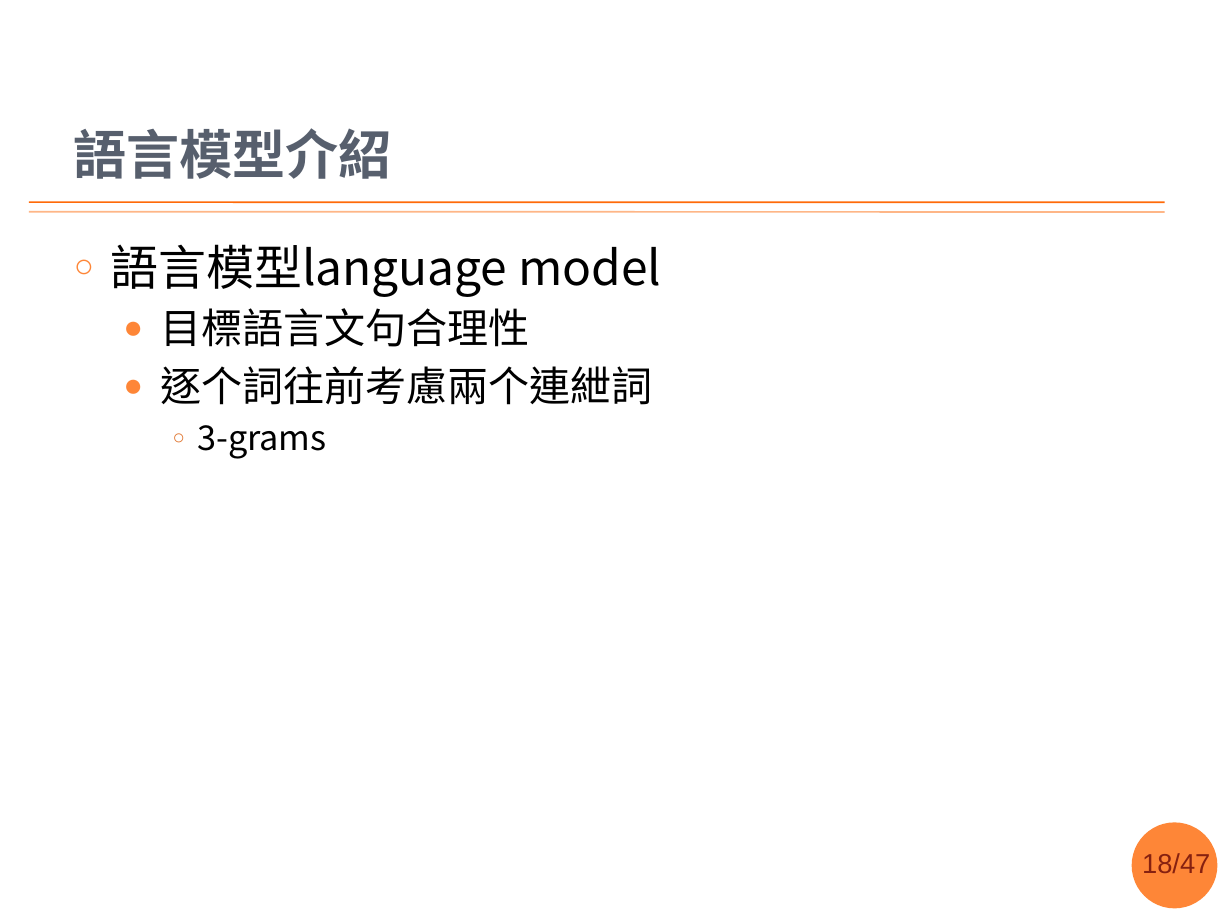
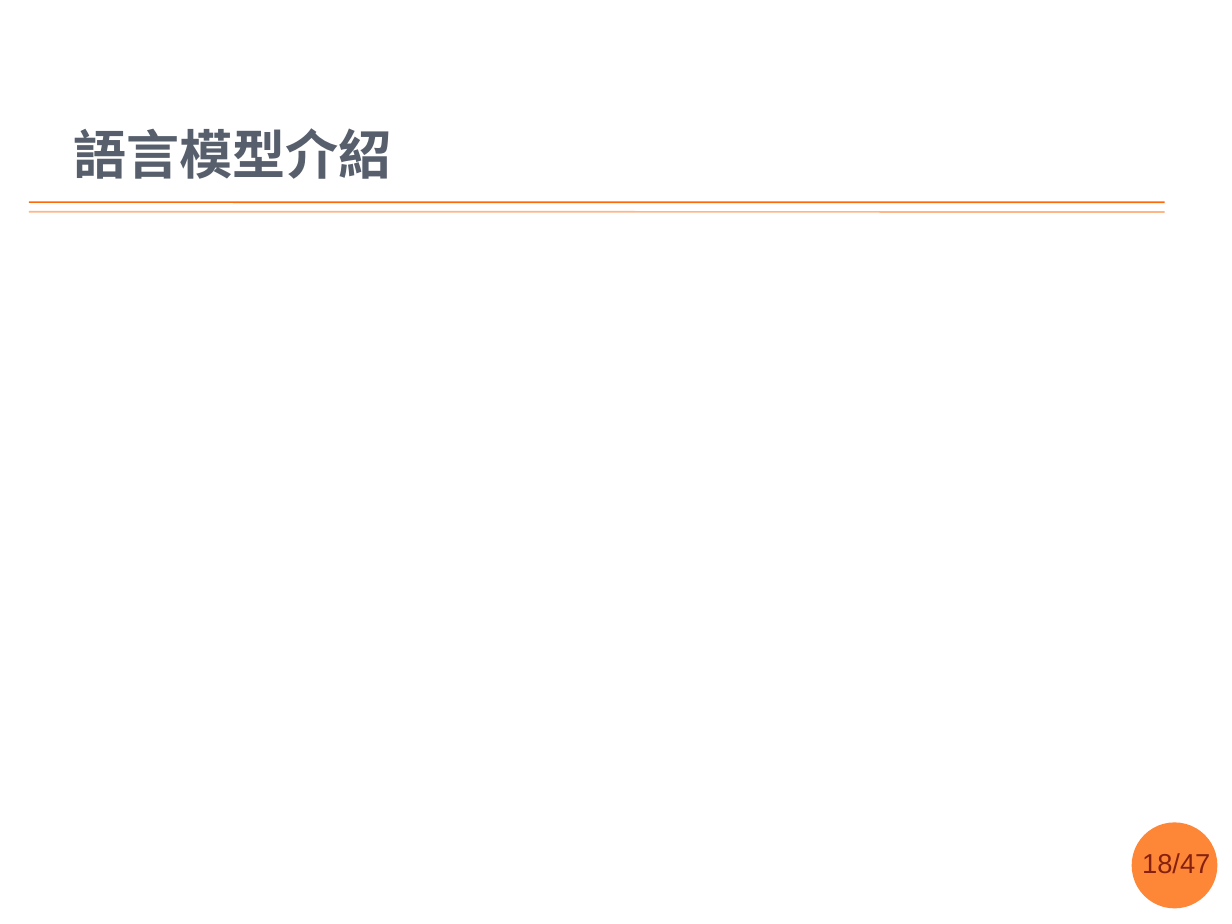
Before and after one commit to sih4sing5hong5/po3-ko3_tau5-iann2-phinn3, a slide deck: slide 18 of 翻譯報告.pptx. Drawn at 1232x924 pixels with LibreOffice and Linux fonts; fonts in the diff are those of the drawing; grey boxes stand for pictures; background and template pictures are left out. Boxes give left, top, right and bottom in pixels: in the first picture for what was removed or moved away, otherwise in the second. Text is boxed around its words. In the diff, an @@ line names an element or a change of style, - is before the commit and + after.

Commit message:
語言模型好矣 丞宏

```diff
--- a/翻譯報告.pptx
+++ b/翻譯報告.pptx
@@ text removed at (111,244,661,459) @@
-○ 語言模型language model
-  ● 目標語言文句合理性
-  ● 逐个詞往前考慮兩个連紲詞
-    ○ 3-grams
```
Also in this commit, not shown: 1 other slide changed.
